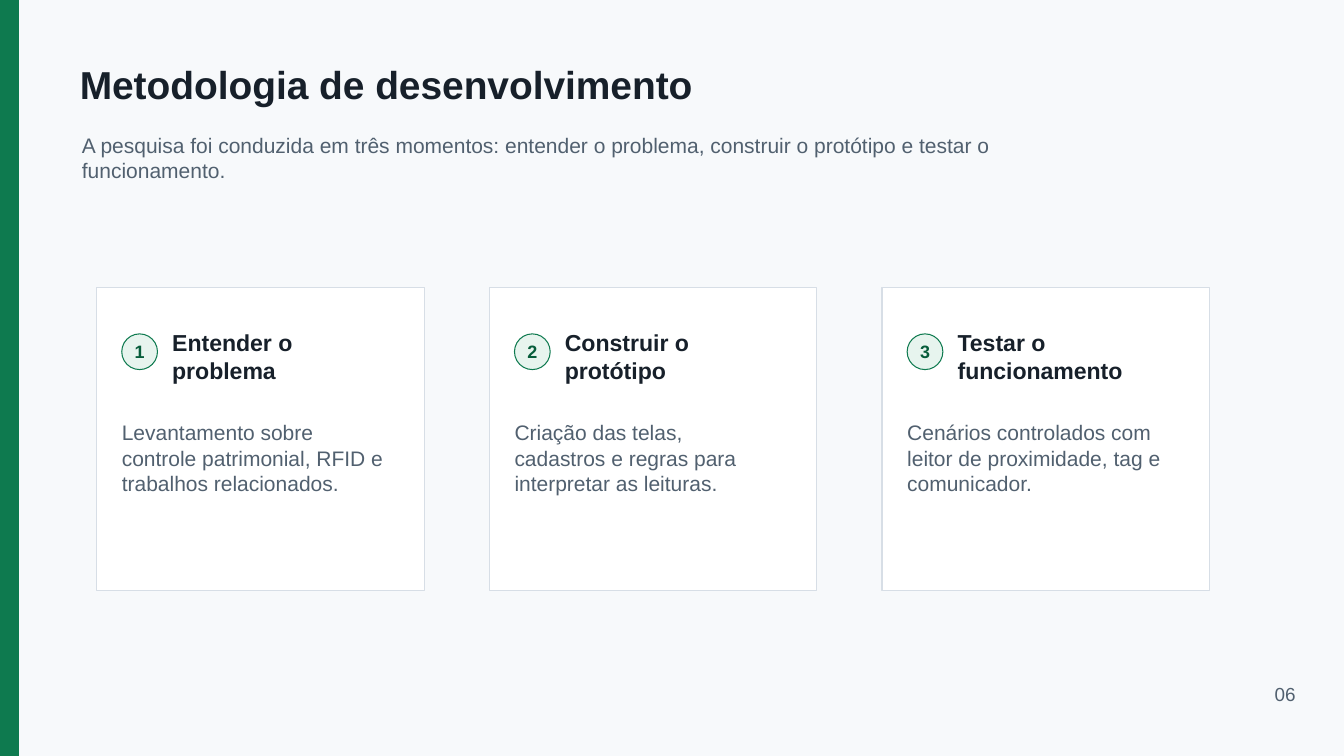
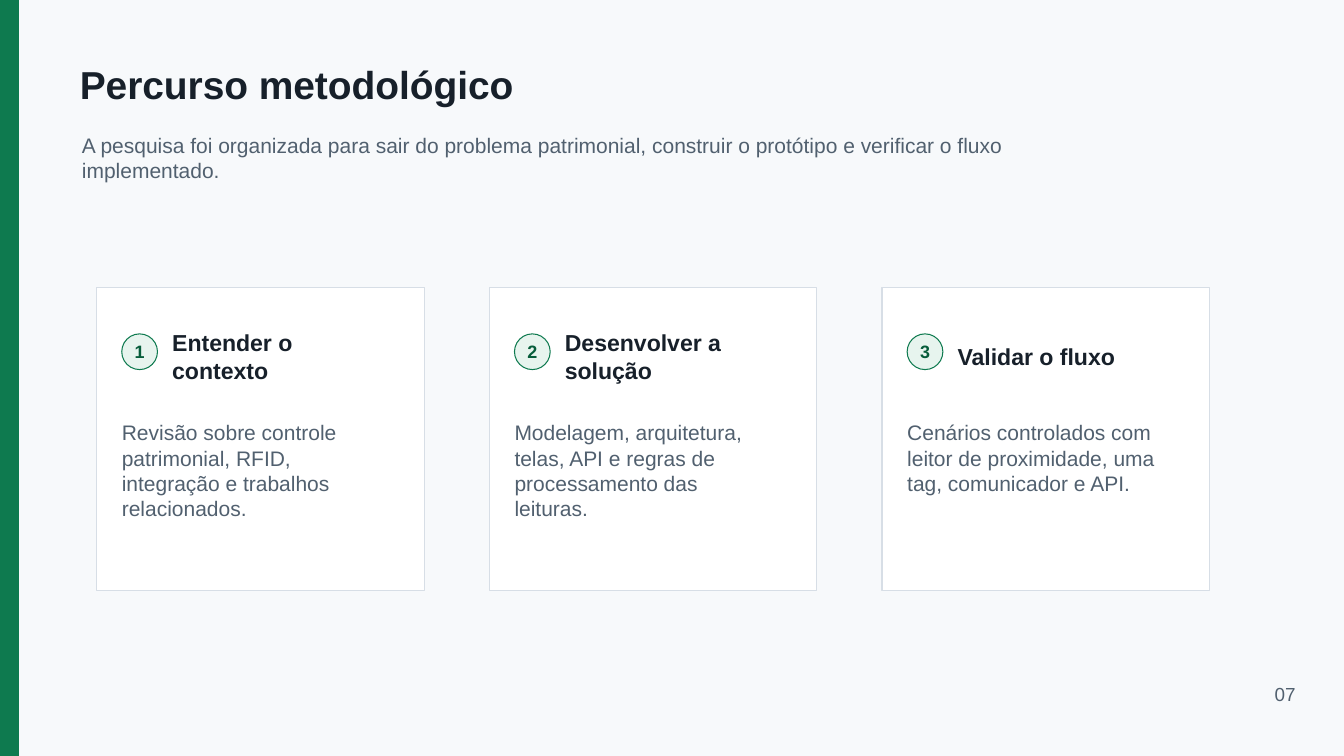
Before and after one commit to EzekLobo/InventoryRFID, a slide deck: slide 7 of docs/tcc/apresentacao-inventoryrfid-15min.pptx (slide 6 before the commit). Drawn at 1344x756 pixels with LibreOffice and Linux fonts; fonts in the diff are those of the drawing. Boxes give left, top, right and bottom in pixels: in the first picture for what was removed or moved away, otherwise in the second. Text is boxed around its words. In the diff, an @@ line names an element or a change of style, - is before the commit and + after.

```diff
--- a/docs/tcc/apresentacao-inventoryrfid-15min.pptx
+++ b/docs/tcc/apresentacao-inventoryrfid-15min.pptx
@@ text at bbox=[80, 70, 514, 106]: text changed @@
-Metodologia de desenvolvimento
+Percurso metodológico
@@ text at bbox=[82, 137, 1001, 183]: text changed @@
-A pesquisa foi conduzida em três momentos: entender o problema, construir o protótipo e testar o funcionamento.
+A pesquisa foi organizada para sair do problema patrimonial, construir o protótipo e verificar o fluxo implementado.
@@ text at bbox=[172, 334, 292, 380]: text changed @@
-Entender o problema
+Entender o contexto
@@ text at bbox=[565, 334, 721, 384]: text changed @@
-Construir o protótipo
+Desenvolver a solução
@@ text at bbox=[958, 348, 1115, 366]: text changed @@
-Testar o funcionamento
+Validar o fluxo
@@ text at bbox=[122, 425, 337, 516]: text changed @@
-Levantamento sobre controle patrimonial, RFID e trabalhos relacionados.
+Revisão sobre controle patrimonial, RFID, integração e trabalhos relacionados.
@@ text at bbox=[515, 425, 742, 516]: text changed @@
-Criação das telas, cadastros e regras para interpretar as leituras.
+Modelagem, arquitetura, telas, API e regras de processamento das leituras.
@@ text at bbox=[907, 424, 1155, 495]: text changed @@
-Cenários controlados com leitor de proximidade, tag e comunicador.
+Cenários controlados com leitor de proximidade, uma tag, comunicador e API.
@@ text at bbox=[1275, 688, 1296, 701]: text changed @@
-06
+07
```
Also in this commit, not shown: 13 other slides changed, 4 slides added, 3 slides removed.
